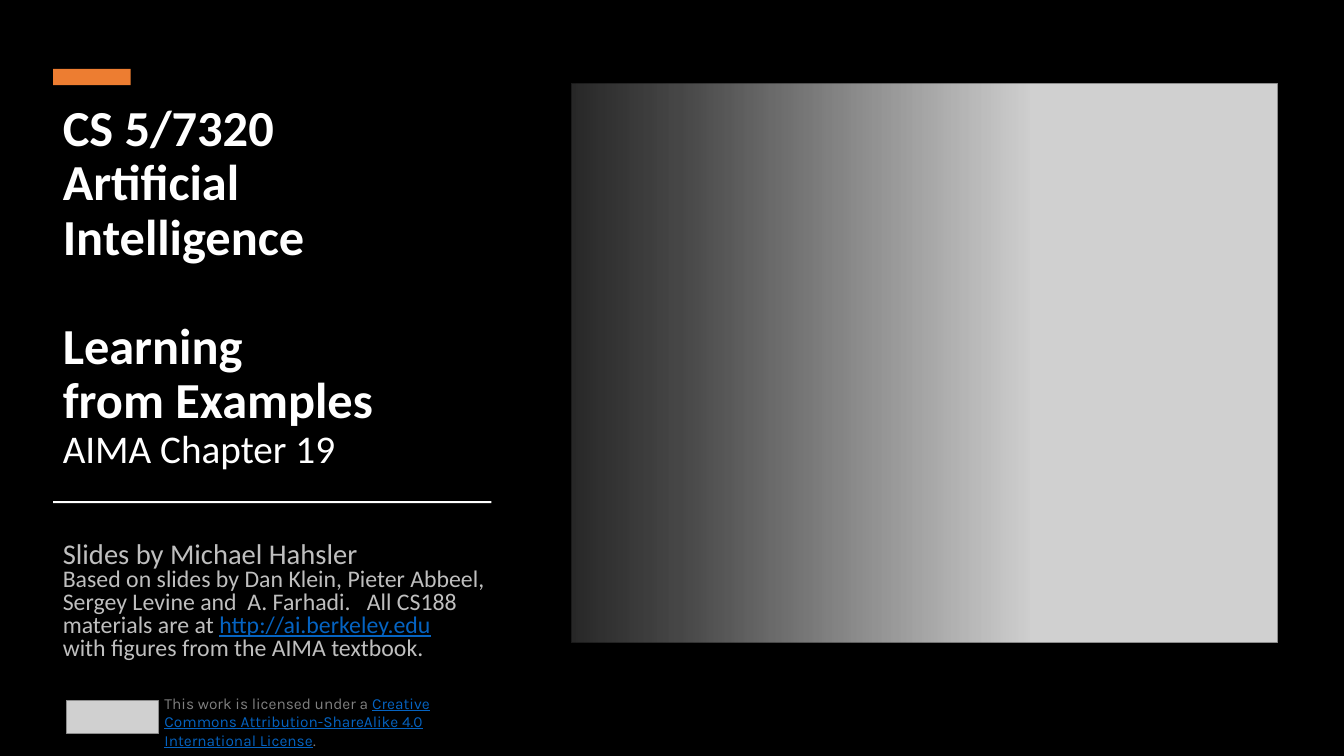
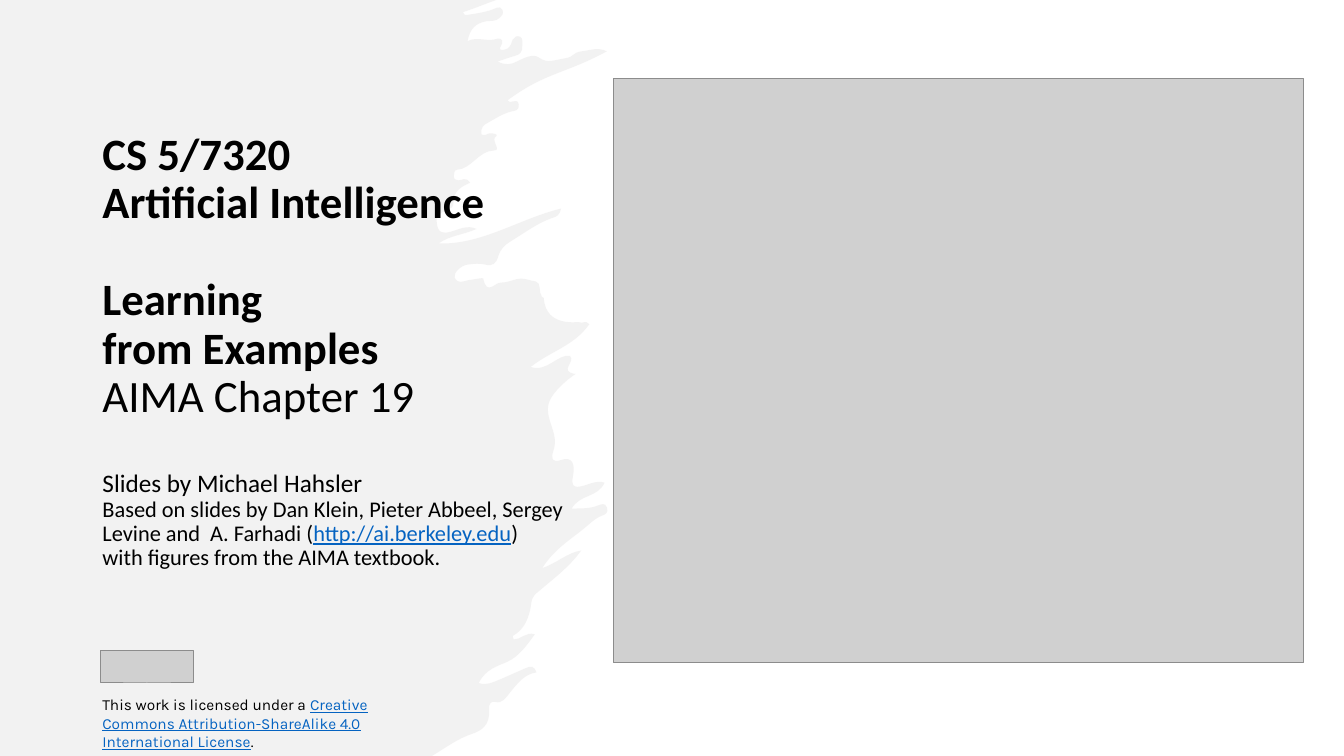
Before and after one commit to mhahsler/CS7320-AI, a slide deck: slide 1 of slides/19_ML_intro.pptx. Drawn at 1344x756 pixels with LibreOffice and Linux fonts; fonts in the diff are those of the drawing; grey boxes stand for pictures. Boxes give left, top, right and bottom in pixels: in the first picture for what was removed or moved away, otherwise in the second. Text is boxed around its words. In the diff, an @@ line names an element or a change of style, - is before the commit and + after.

```diff
--- a/slides/19_ML_intro.pptx
+++ b/slides/19_ML_intro.pptx
@@ background #000000 to #FFFFFF @@
@@ rectangle removed at [0,0,1029,756] @@
@@ freeform shape added at [0,0,608,756], fill #E7E6E6 at 50% opacity @@
@@ rectangle removed at [53,69,131,85] @@
@@ title "CS 5/7320 Artificial Intelligence Learning ..." at [102,138,562,569]: vertical alignment bottom to middle @@
@@ picture: place and size @@
-picture at [572,84,1278,642]
+picture at [613,79,1304,663]
@@ title at [102,138,562,569]: text changed; size 36 to 16 pt; text colour #FFFFFF to #000000; bold off @@
-CS 5/7320
-Artificial Intelligence
-Learning
-from Examples
-AIMA Chapter 19
+CS 5/7320
+Artificial Intelligence
+Learning
+from Examples
+AIMA Chapter 19
+Slides by Michael Hahsler
+Based on slides by Dan Klein, Pieter Abbeel, Sergey Levine and A. Farhadi (http://ai.berkeley.edu)
+with figures from the AIMA textbook.
@@ rectangle removed at [53,501,492,503] @@
@@ subtitle removed at [63,544,484,660] @@
-Slides by Michael Hahsler
-Based on slides by Dan Klein, Pieter Abbeel, Sergey Levine and A. Farhadi. All CS188 materials are at http://ai.berkeley.edu
-with figures from the AIMA textbook.
@@ picture: place and size @@
-picture at [67,701,159,733]
+picture at [101,650,194,683]
@@ text "This work is licensed under ...": place and size @@
-text "This work is licensed under ..." at [164,698,429,748]
+text "This work is licensed under ..." at [102,699,367,750]
@@ text "This work is licensed under ..." at [102,699,367,750]: text colour #808080 to #000000 in "This work is licensed under a License."; more space between paragraphs @@
```
Also in this commit, not shown: 2 other slides changed, 1 slide added, 2 slides removed, 1 other file.
